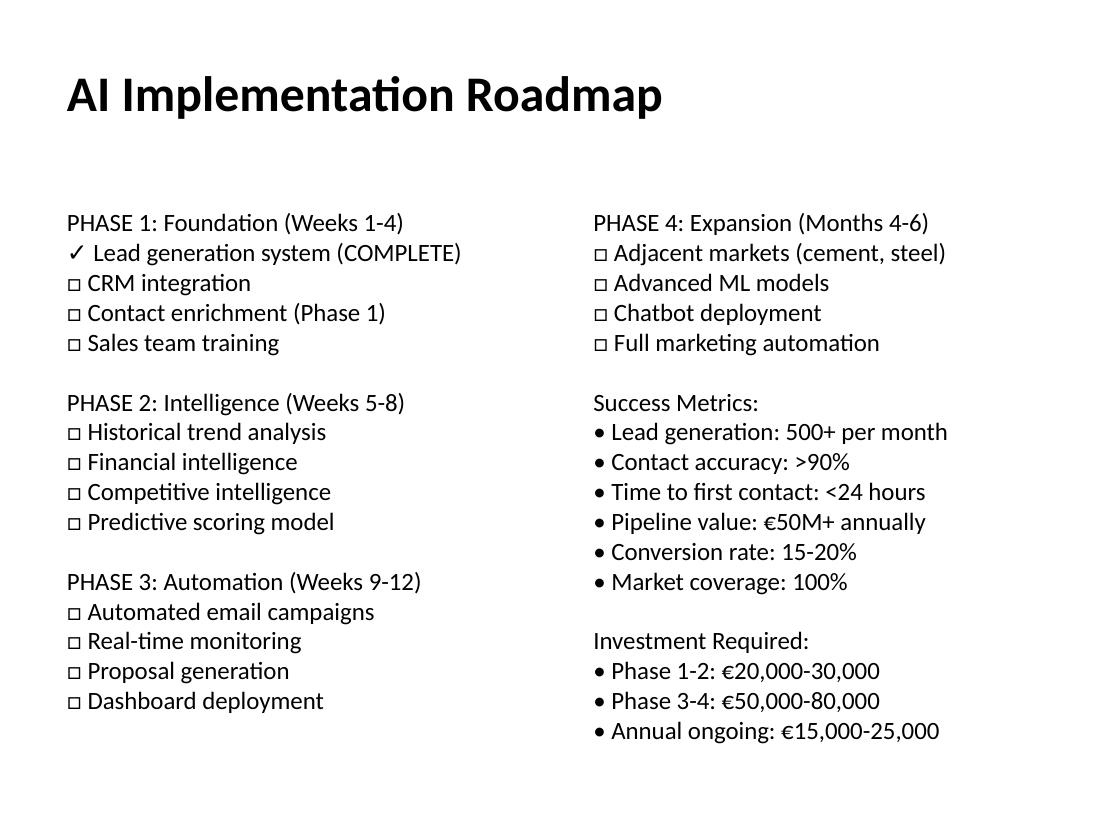
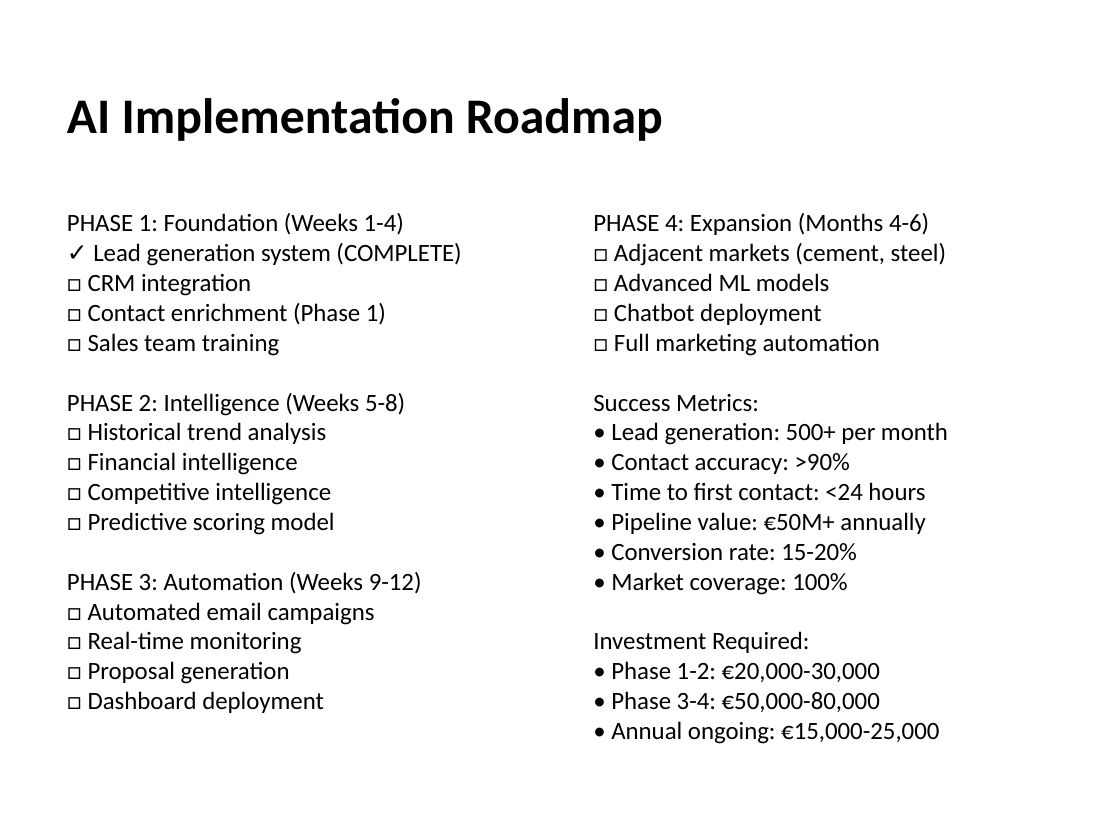
Before and after one commit to stagsz/EEA_Industrial_Emissions_Data, a slide deck: slide 15 of GMAB_AI_Lead_Generation_Presentation_20251019.pptx. Drawn at 1120x840 pixels with LibreOffice and Linux fonts; fonts in the diff are those of the drawing. Boxes give left, top, right and bottom in pixels: in the first picture for what was removed or moved away, otherwise in the second. Text is boxed around its words. In the diff, an @@ line names an element or a change of style, - is before the commit and + after.

```diff
--- a/GMAB_AI_Lead_Generation_Presentation_20251019.pptx
+++ b/GMAB_AI_Lead_Generation_Presentation_20251019.pptx
@@ text "AI Implementation Roadmap": place and size @@
-text "AI Implementation Roadmap" at bbox=[67, 76, 663, 119]
+text "AI Implementation Roadmap" at bbox=[67, 98, 663, 141]
```
Also in this commit, not shown: 1 other slide changed, 35 other files.
